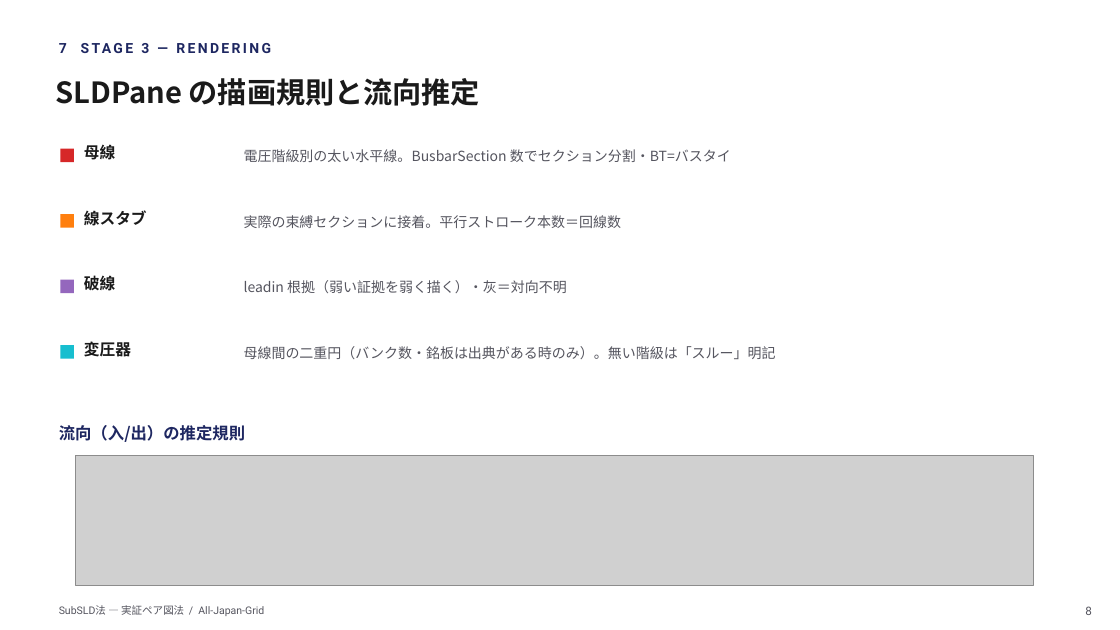
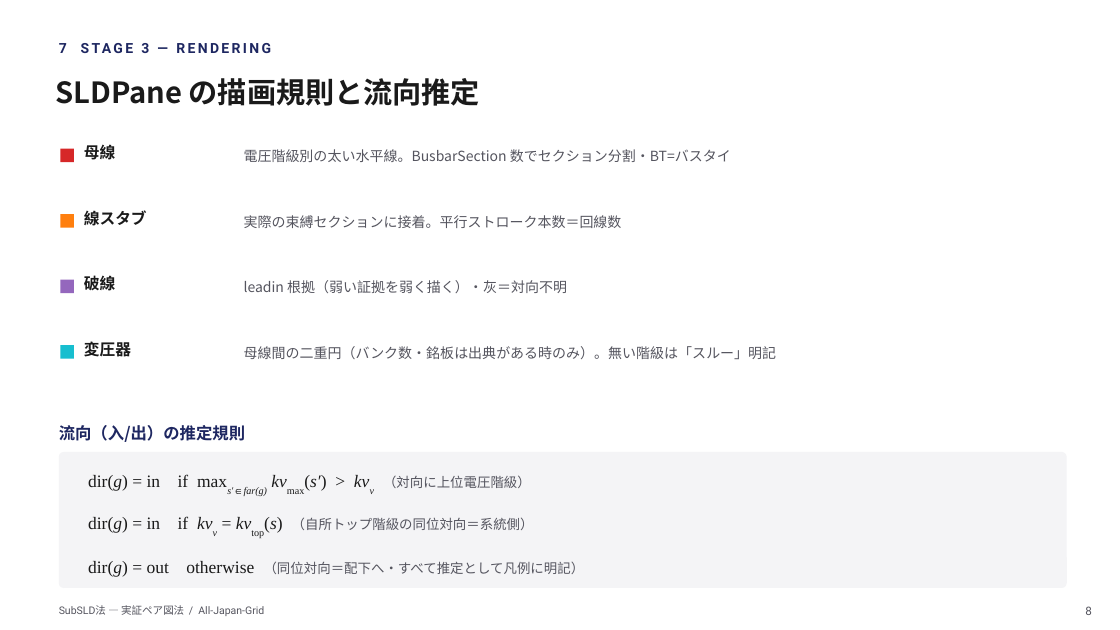
Before and after one commit to lutelute/All-Japan-Grid, a slide deck: slide 8 of docs/slides/subsld/SubSLD法_academic.pptx. Drawn at 1120x630 pixels with LibreOffice and Linux fonts; fonts in the diff are those of the drawing; grey boxes stand for pictures. Boxes give left, top, right and bottom in pixels: in the first picture for what was removed or moved away, otherwise in the second. Text is boxed around its words. In the diff, an @@ line names an element or a change of style, - is before the commit and + after.

```diff
--- a/docs/slides/subsld/SubSLD法_academic.pptx
+++ b/docs/slides/subsld/SubSLD法_academic.pptx
@@ rounded rectangle added at [59, 452, 1067, 588], fill #F4F4F6 @@
@@ picture removed at [76, 455, 1033, 586] @@
@@ text added at [88, 474, 531, 496], 15 pt, text #1A1A1A @@
+dir(g) = in if maxs′∈far(g) kvmax(s′) > kvv （対向に上位電圧階級）
@@ text added at [88, 516, 534, 533], 15 pt, text #1A1A1A @@
+dir(g) = in if kvv = kvtop(s) （自所トップ階級の同位対向＝系統側）
@@ text added at [88, 561, 585, 577], 11.5 pt, text #55555F @@
+dir(g) = out otherwise （同位対向＝配下へ・すべて推定として凡例に明記）
```
Also in this commit, not shown: 6 other slides changed, 1 other file.
